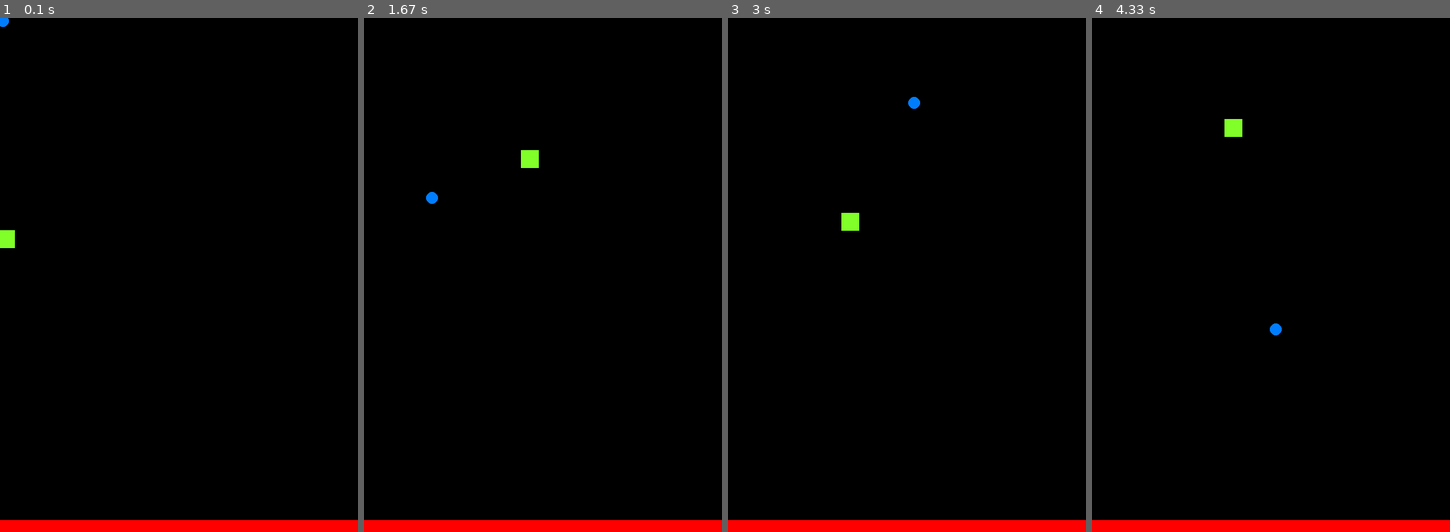
Above: before the commit, frames 1-4 (left to right).
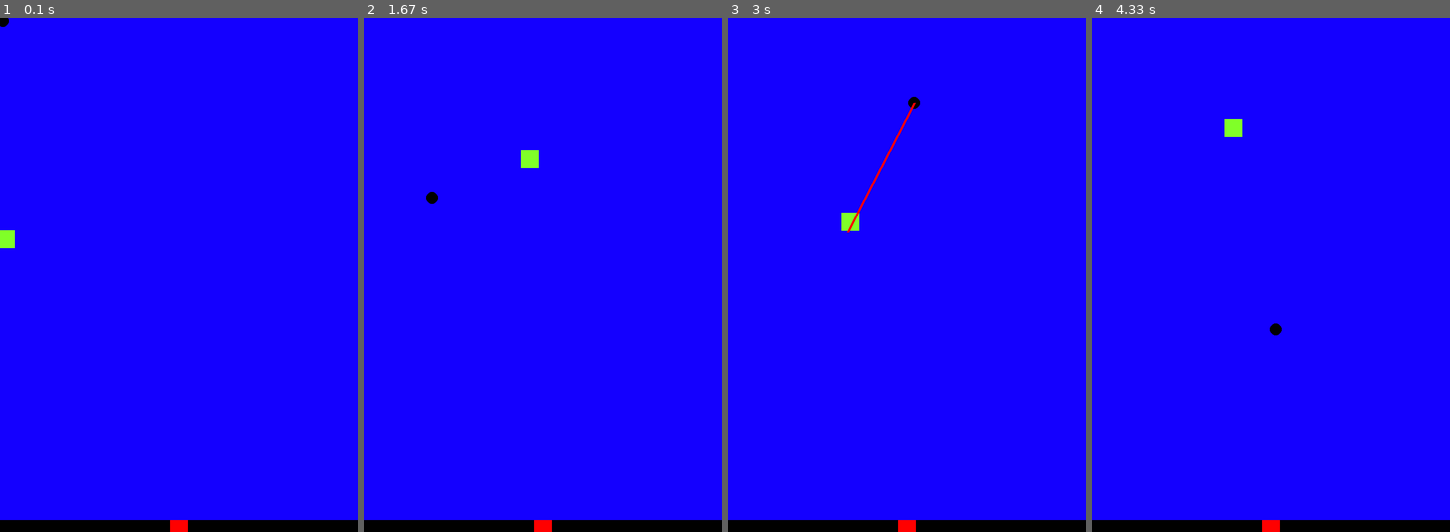
Above: after the commit, the same moments.

Repository: Dennis-Oberg/pygamemess
Game: pygame game, started from gameCore.py
Same seed, same stepped clock (60 frames per second), same inputs: the game is played once before the commit and once after it.
Inputs (mouse positions are in pixels of both pictures, inside the frame that each line leads up to):
- Up to frame 1 (0.1 s): no input
- Up to frame 2 (1.67 s): click (543, 275) at 0.38 s; hold D 0.67-1.13 s; click (657, 259) at 0.75 s; hold W 1.17-1.47 s; click (457, 280) at 1.25 s; hold D from 1.5 s (still down); click (432, 197) at 1.58 s
- Up to frame 3 (3 s): release D at 1.97 s; hold A 2-2.53 s; click (960, 95) at 2.08 s; hold S 2.57-2.87 s; click (949, 321) at 2.65 s; hold A from 2.9 s (still down); click (914, 105) at 2.98 s
- Up to frame 4 (4.33 s): release A at 3.3 s; hold W 3.33-3.7 s; click (1142, 259) at 3.42 s; hold D from 3.73 s (still down); click (1274, 331) at 3.82 s

The runs differ from the first frame. In frame 1, 100% of the frame differs, in the area x 0-100%, y 0-100%; in frame 2, 100%; in frame 3, 100%; in frame 4, 100%.

Commit message:
Mouseinput + vector

Diff:
--- a/gameCore.py
+++ b/gameCore.py
@@ -17,7 +17,6 @@
 displaysurface = pygame.display.set_mode((WIDTH, HEIGHT))
 pygame.display.set_caption("2D")
 
-font3 = pygame.font.SysFont('Bauhaus 93', 36)
 
 class Player(pygame.sprite.Sprite):
 
@@ -28,6 +27,7 @@
         self.surf.fill((128,255,40))
         self.rect = self.surf.get_rect(center = (10,420))
         self.name = info
+        self.hp = 100
 
 
         self.pos = vec((10,385))
@@ -62,7 +62,15 @@
 
     def createMouse(self, surface):
         pygame.mouse.set_visible(False)
-        pygame.draw.circle(surface, (0,125,255), pygame.mouse.get_pos(), 10)
+        pygame.draw.circle(surface, (0,0,0), pygame.mouse.get_pos(), 10)
+        if event.type == pygame.MOUSEBUTTONDOWN:
+            self.drawLine(surface)
+
+
+    def drawLine(self, surface):
+        pygame.draw.line(surface, (255,0,0), (self.pos.x, self.pos.y),pygame.mouse.get_pos(), 4)
+
+
 
 
     def update(self):
@@ -74,17 +82,19 @@
     def collision(self):
         if self.pos.x > WIDTH:
             self.pos.x = 0
+            self.health =- 2
 
         if self.pos.x < 0:
             self.pos.x = WIDTH
+            self.health =- 2
 
         if self.pos.y < 0:
             self.vel.y = 0
-
+            self.health =- 2
 
         if self.pos.y > HEIGHT:
             self.vel.y = HEIGHT
-
+            self.health =- 2
         self.rect.midbottom = self.pos
 
 
@@ -93,7 +103,7 @@
     def __init__(self):
         super().__init__()
         self.surf = pygame.Surface((WIDTH, 20))
-        self.surf.fill((255,0,0))
+        self.surf.fill((0,0,0))
         self.rect = self.surf.get_rect(center = (WIDTH/2, HEIGHT - 10))
 
 
@@ -117,16 +127,17 @@
     obstacles.append(Obstacle())
 
 
-print(obstacles)
+
 
 
 all_sprites = pygame.sprite.Group()
 all_sprites.add(platform)
 all_sprites.add(play1)
+all_sprites.add(obstacles)
 
 
 
-text = font3.render('Hello world', True, (0, 0, 0))
+
 
 
 
@@ -139,8 +150,9 @@
             pygame.quit()
             sys.exit
 
-    displaysurface.fill((0,0,0))
-    displaysurface.blit(text, (100,100))
+
+    displaysurface.fill((20,0,255))
+
 
 
 
